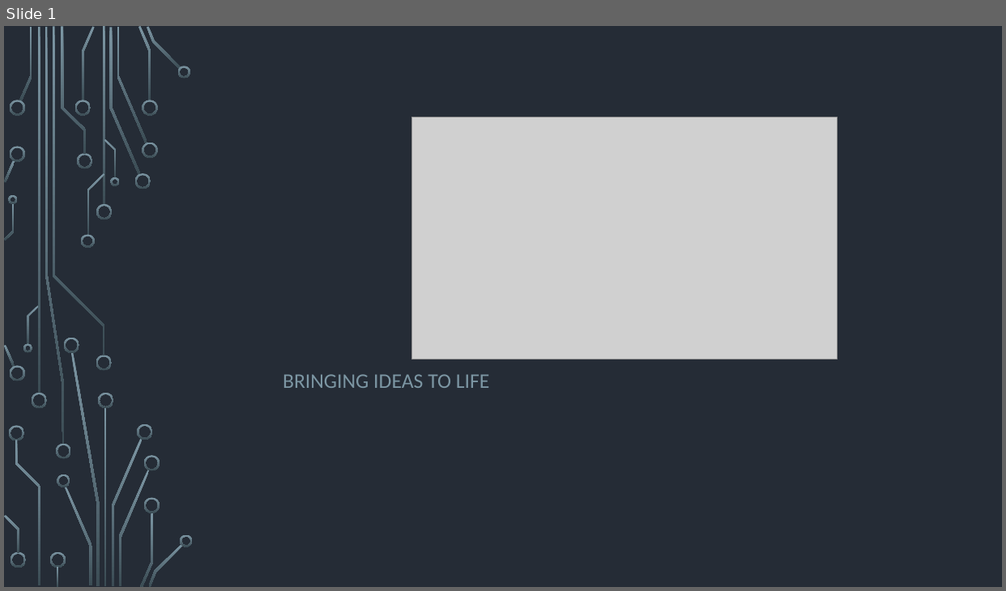
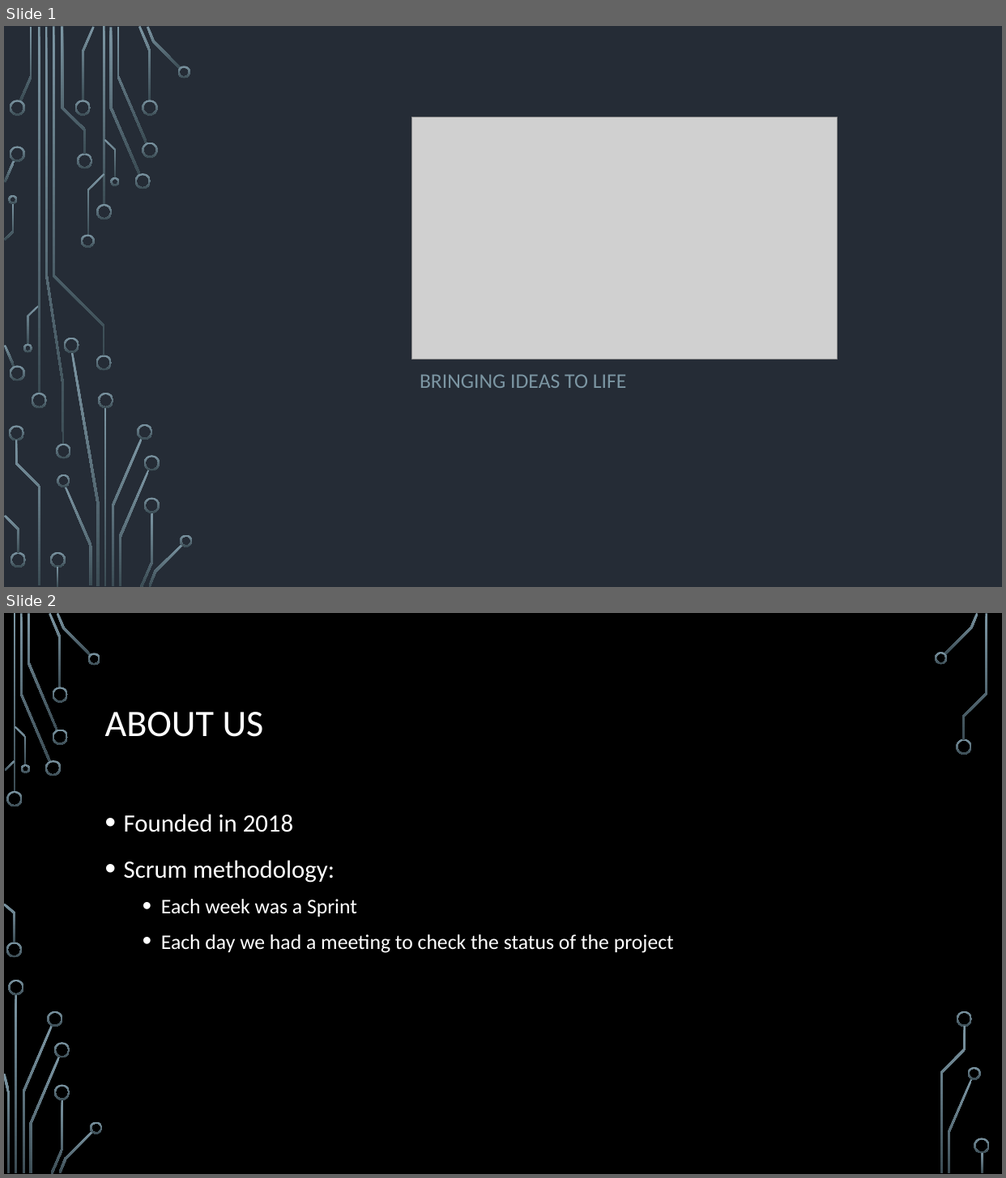
Before and after one commit to UDA-Corporation/UDA_app, a slide deck: Documentacion/Presentación/Presentación de la aplicación.pptx. Shown one above the other, each under a label of ours: slide 1 before the commit, slides 1 and 2 after it. The pictures are 1006x591 and 1006x1178 pixels, drawn with LibreOffice and Linux fonts; fonts in the diff are those of the drawing; grey boxes stand for pictures; background and template pictures are left out. Boxes give left, top, right and bottom in pixels: in the first picture for what was removed or moved away, otherwise in the second. Text is boxed around its words. In the diff, an @@ line names an element or a change of style, - is before the commit and + after.

```diff
--- a/Documentacion/Presentación/Presentación de la aplicación.pptx
+++ b/Documentacion/Presentación/Presentación de la aplicación.pptx
@@ slide 2 added at [4, 613, 1002, 1174], background picture (left out) @@
@@ title added at [105, 712, 264, 737], 36 pt, text #FFFFFF @@
+ABOUT US
@@ text added at [124, 814, 674, 953], 20 pt, text #FFFFFF @@
+• Founded in 2018
+• Scrum methodology:
+  • Each week was a Sprint
+  • Each day we had a meeting to check the status of the project
@@ group added at [4, 613, 990, 1174]: 33 freeform shapes, 3 rectangles @@
@@ slide 1 changed as well @@
@@ subtitle "BRINGING IDEAS TO LIFE": place and size @@
-subtitle "BRINGING IDEAS TO LIFE" at [283, 374, 490, 388]
+subtitle "BRINGING IDEAS TO LIFE" at [420, 374, 627, 388]
```
Also in this commit, not shown: 9 other slides added, 2 slides removed, 1 other file.
